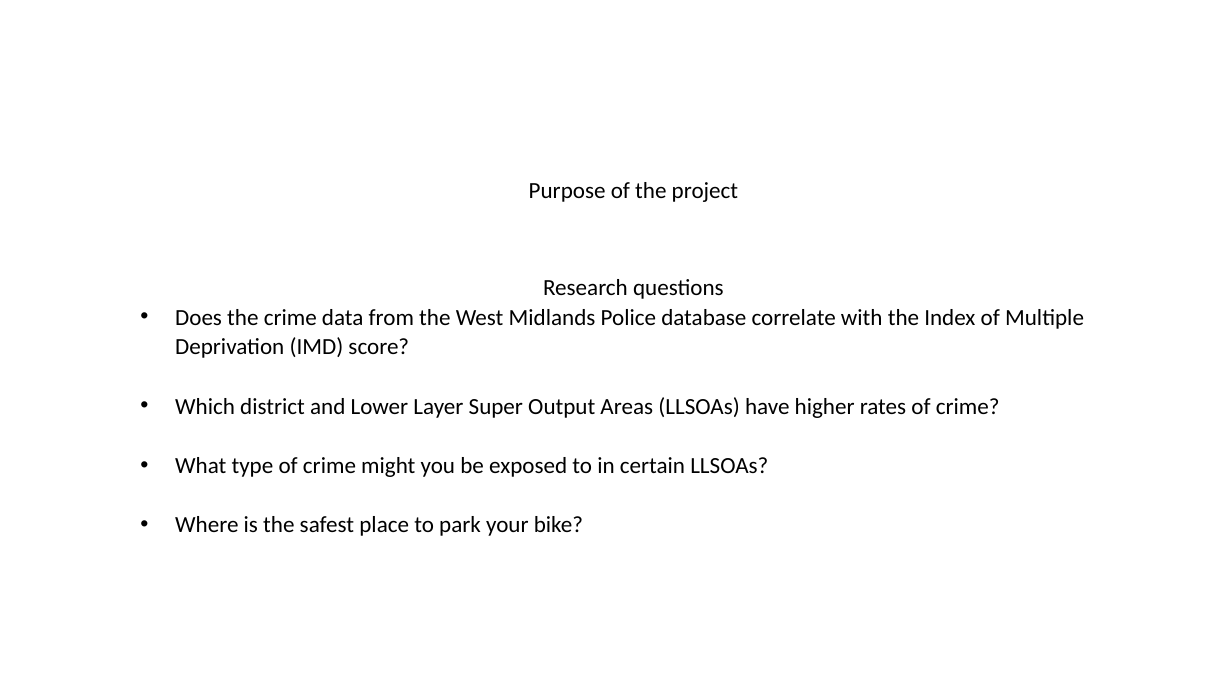
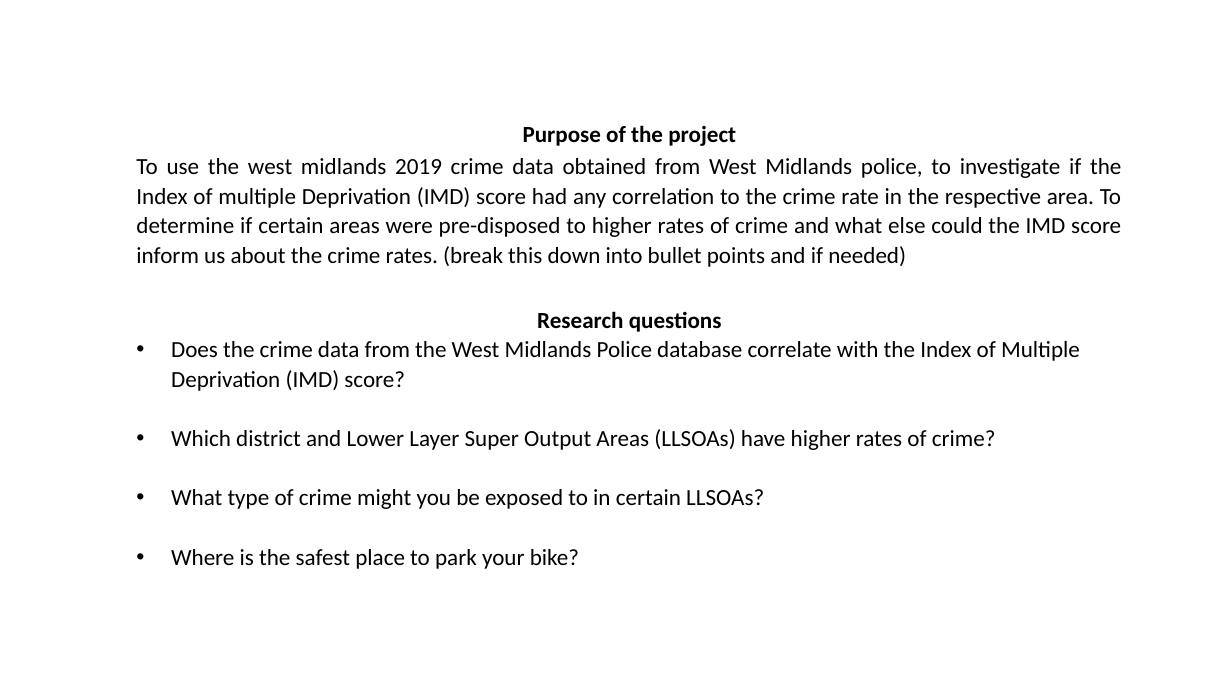
Before and after one commit to Garywtne/Group4_Project1_repo, a slide deck: slide 2 of Group 4 presentation.pptx. Drawn at 1232x693 pixels with LibreOffice and Linux fonts; fonts in the diff are those of the drawing. Boxes give left, top, right and bottom in pixels: in the first picture for what was removed or moved away, otherwise in the second. Text is boxed around its words. In the diff, an @@ line names an element or a change of style, - is before the commit and + after.

Commit message:
Update presentation

```diff
--- a/Group 4 presentation.pptx
+++ b/Group 4 presentation.pptx
@@ text "Purpose of the project": place and size @@
-text "Purpose of the project" at box(175, 182, 1084, 536)
+text "Purpose of the project" at box(136, 125, 1121, 569)
@@ text at box(523, 125, 736, 332): bold on in "Purpose of the project", "Research questions" @@
@@ text at box(136, 158, 1121, 267): paragraph added @@
+To use the west midlands 2019 crime data obtained from West Midlands police, to investigate if the Index of multiple Deprivation (IMD) score had any correlation to the crime rate in the respective area. To determine if certain areas were pre-disposed to higher rates of crime and what else could the IMD score inform us about the crime rates. (break this down into bullet points and if needed)
```
Also in this commit, not shown: 7 other slides changed, 4 slides added, 2 slides removed.
